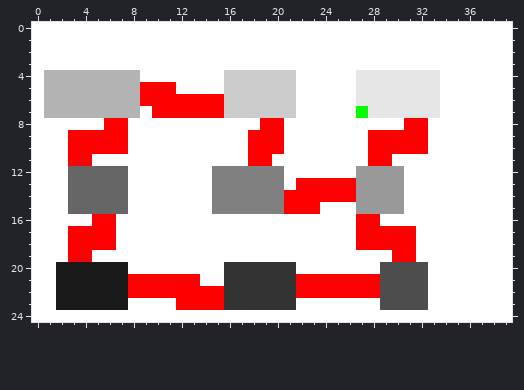
File history of a pixel-art sprite, niveau.png. That is the earlier state.
The file is 40x25 pixels.
Now the later version:
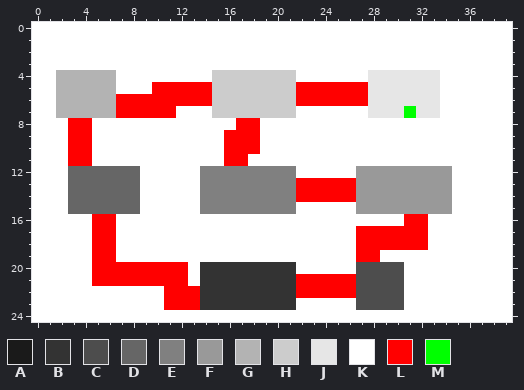
Palette (. is transparent): A #1a1a1a  B #333333  C #4d4d4d  D #666666  E #808080  F #999999  G #b3b3b3  H #cccccc  J #e6e6e6  K #ffffff  L #ff0000  M #00ff00
Changes in this commit:
Colour K gives way to colour B in rows 20 to 21 at x 14 to 15.
Colour L gives way to colour B in rows 22 to 23 at x 14 to 15.
Colour K gives way to colour C in row 20 at x 27 to 28; in row 23 at x 27 to 28.
Colour L gives way to colour C in rows 21 to 22 at x 27 to 28.
Colour K gives way to colour D in rows 12 to 15 at x 8.
Colour K gives way to colour E in rows 12 to 13 at x 14 and 21; in rows 14 to 15 at x 14.
Colour L gives way to colour E in rows 14 to 15 at x 21.
Colour K gives way to colour F in rows 12 to 15 at x 31 to 34.
Colour K gives way to colour H in rows 4 to 5 at x 15.
Colour L gives way to colour H in rows 6 to 7 at x 15.
Colour A gives way to colour K in rows 20 to 21 at x 2 to 4; in rows 22 to 23 at x 2 to 7.
Colour C gives way to colour K in rows 20 to 23 at x 31 to 32.
Colour G gives way to colour K in rows 4 to 5 at x 1 and 7 to 8; in rows 6 to 7 at x 1.
Colour J gives way to colour K in row 4 at x 27.
Colour L gives way to colour K in row 5 at x 9; in row 7 at x 12 to 14; in row 8 at x 6 to 7, 19 to 20 and 31 to 32; in rows 9 to 10 at x 5 to 7, 19 to 20 and 28 to 32; in row 11 at x 18 to 19 and 28 to 29; in row 15 at x 22 to 23.
Colour L gives way to colour K in row 16 at x 27 to 28; in rows 17 to 18 at x 3 to 4; in row 19 at x 3 to 4 and 30 to 31; in row 21 at x 13; in row 22 at x 8 to 10.
Colour M gives way to colour K in row 7 at x 27.
Colour A gives way to colour L in rows 20 to 21 at x 5 to 7.
Colour G gives way to colour L in rows 6 to 7 at x 7 to 8.
Colour J gives way to colour L in rows 5 to 6 at x 27.
Colour K gives way to colour L in row 5 at x 12 to 14 and 22 to 26; in row 6 at x 22 to 26; in row 7 at x 9; in row 8 at x 3 to 4 and 17 to 18; in rows 9 to 11 at x 16 to 17; in row 16 at x 31 to 32.
Colour K gives way to colour L in rows 17 to 18 at x 32; in row 19 at x 5 to 6 and 27 to 28; in row 20 at x 8 to 12; in row 23 at x 11.
Colour J gives way to colour M in row 7 at x 31.
Changed places in both pictures, as pixel boxes (x1, y1, x2, y2):
changed: (44, 70, 452, 310)
